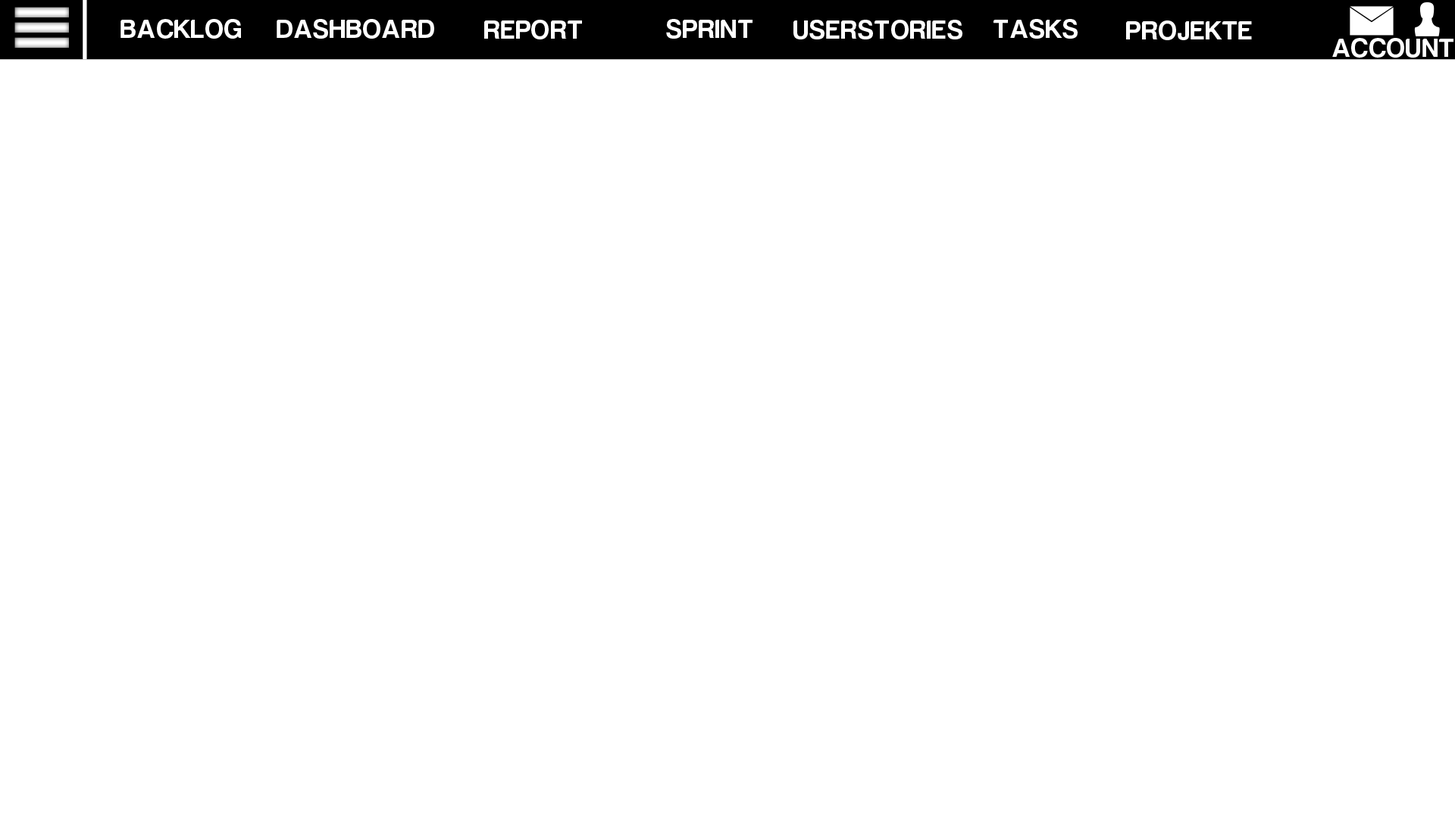
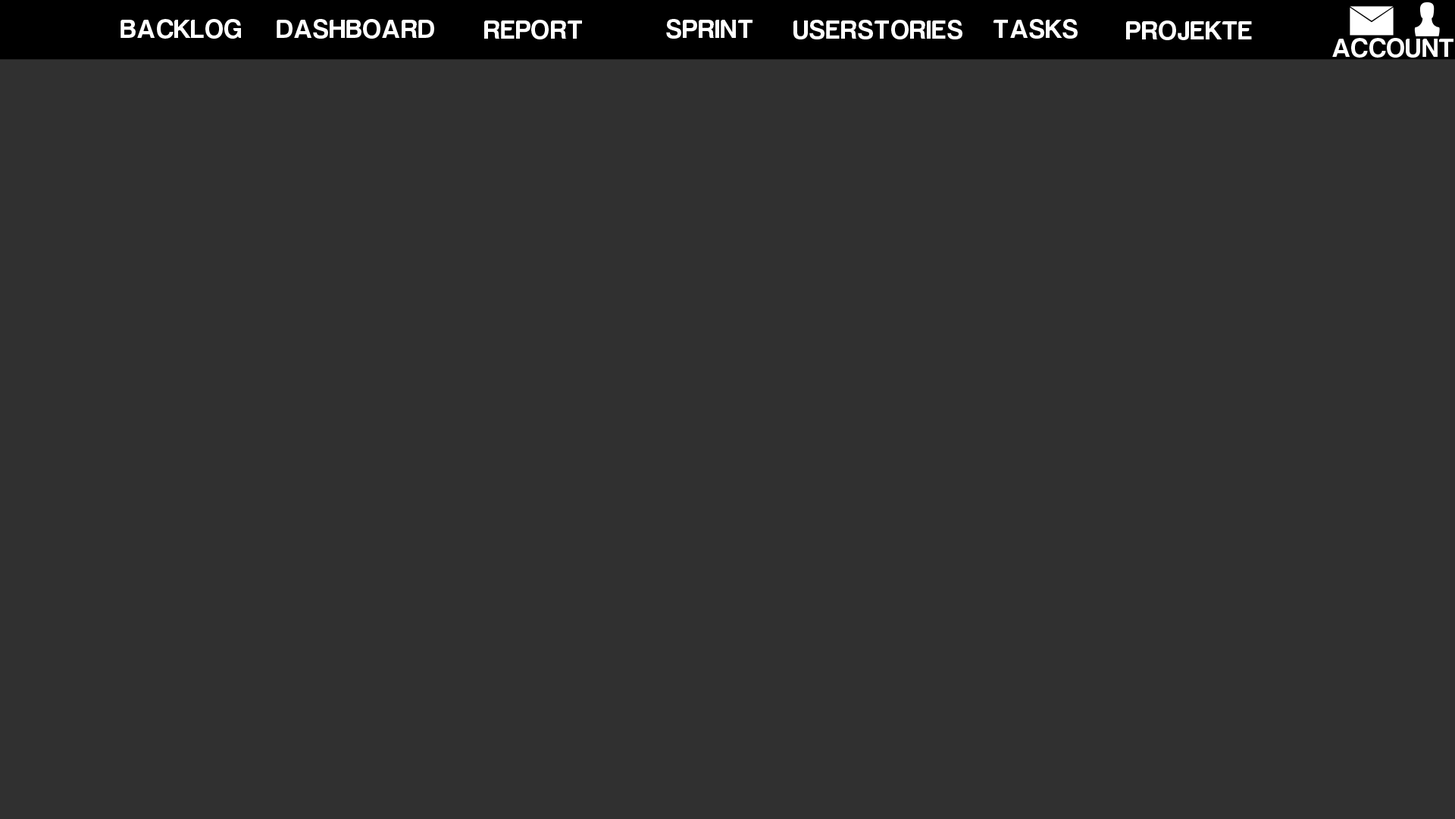
Before/after of a w=1455, h=819 layered artwork. What changed in the layer stack:
removed layer "Form 3" from group "Navbar" over [82, 0, 88, 60]
removed layer "Menu" from group "Navbar" over [14, 6, 69, 48]
painted on "Hintergrund" over [0, 0, 1455, 819]
